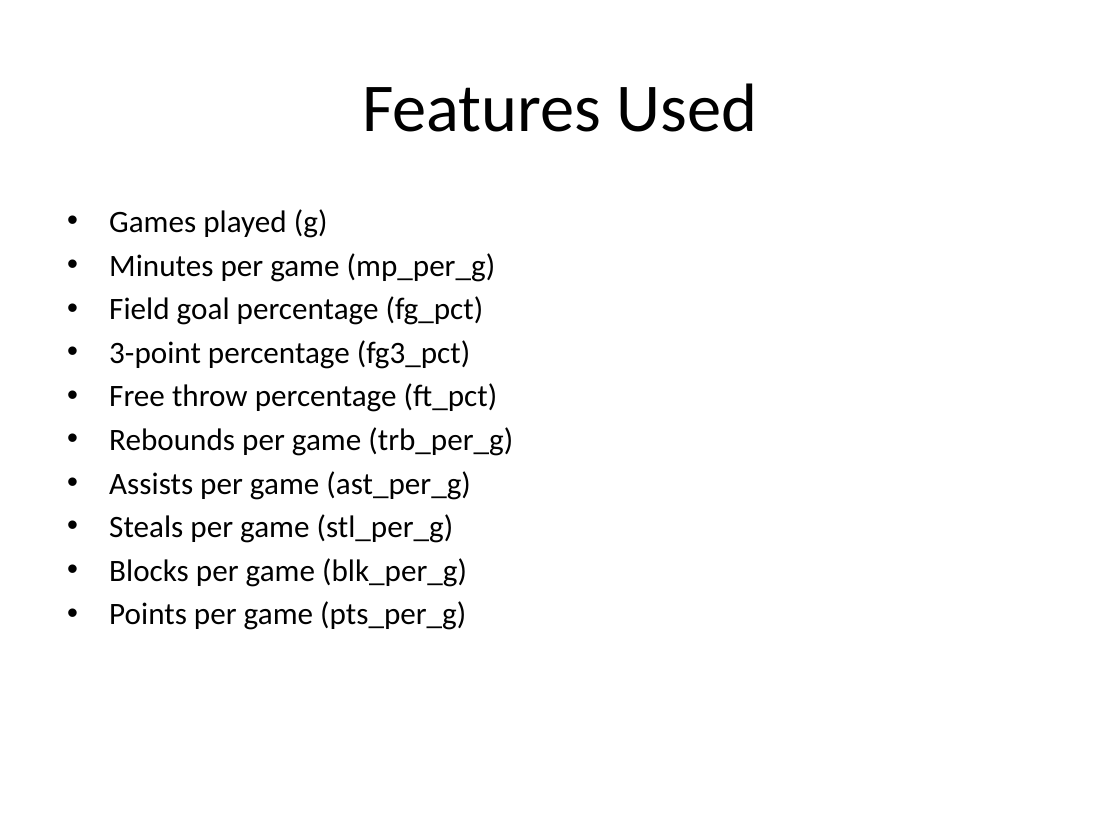
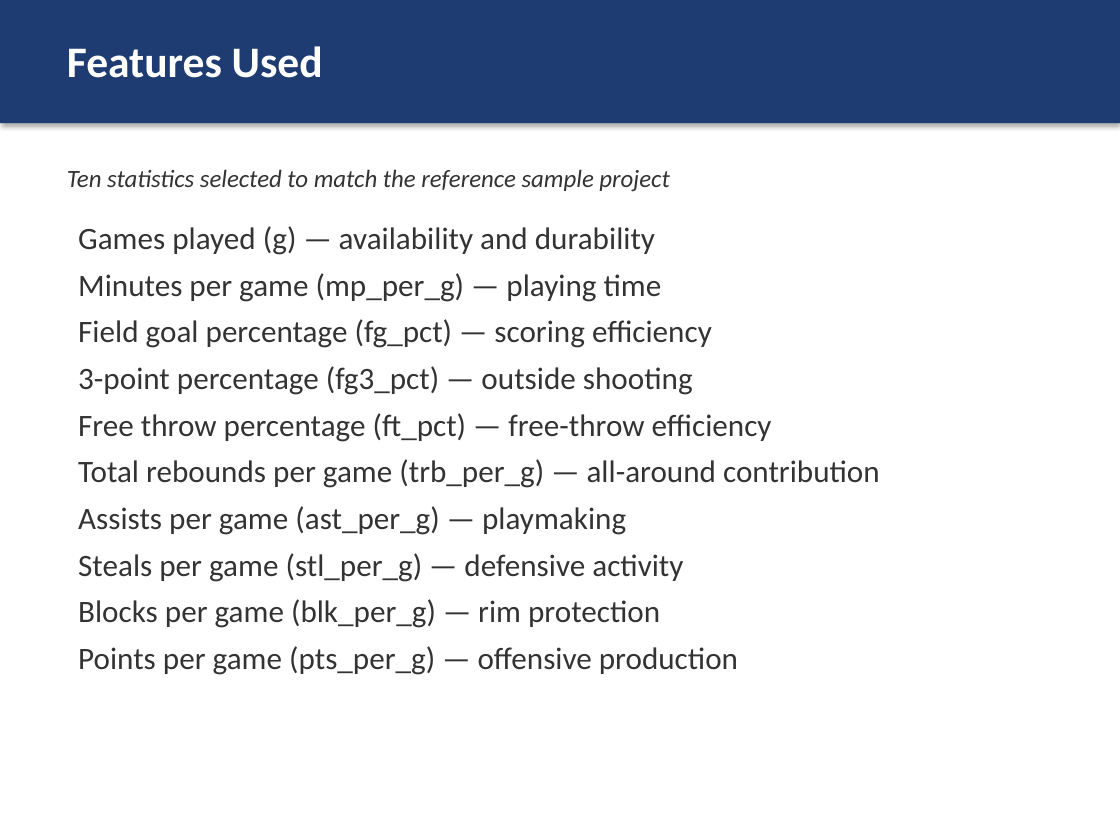
Before and after one commit to Nami-181/nba-mvp-ml, a slide deck: slide 9 of reports/presentation/NBA_MVP_Prediction.pptx (slide 4 before the commit). Drawn at 1120x840 pixels with LibreOffice and Linux fonts; fonts in the diff are those of the drawing. Boxes give left, top, right and bottom in pixels: in the first picture for what was removed or moved away, otherwise in the second. Text is boxed around its words. In the diff, an @@ line names an element or a change of style, - is before the commit and + after.

```diff
--- a/reports/presentation/NBA_MVP_Prediction.pptx
+++ b/reports/presentation/NBA_MVP_Prediction.pptx
@@ rectangle added at (0,0,1120,123), fill #1E3C72 @@
@@ text "Features Used" at (67,46,323,78): size 44 to 28 pt, text colour #000000 to #FFFFFF, bold on; alignment centre to left; vertical alignment middle to top @@
@@ text added at (67,169,669,192), 16 pt, text #333333, italic @@
+Ten statistics selected to match the reference sample project
@@ text at (78,226,880,675): text changed; text colour #000000 to #333333 @@
-• Games played (g)
-• Minutes per game (mp_per_g)
-• Field goal percentage (fg_pct)
-• 3-point percentage (fg3_pct)
-• Free throw percentage (ft_pct)
-• Rebounds per game (trb_per_g)
-• Assists per game (ast_per_g)
-• Steals per game (stl_per_g)
-• Blocks per game (blk_per_g)
-• Points per game (pts_per_g)
+Games played (g) — availability and durability
+Minutes per game (mp_per_g) — playing time
+Field goal percentage (fg_pct) — scoring efficiency
+3-point percentage (fg3_pct) — outside shooting
+Free throw percentage (ft_pct) — free-throw efficiency
+Total rebounds per game (trb_per_g) — all-around contribution
+Assists per game (ast_per_g) — playmaking
+Steals per game (stl_per_g) — defensive activity
+Blocks per game (blk_per_g) — rim protection
+Points per game (pts_per_g) — offensive production
```
Also in this commit, not shown: 6 other slides changed, 21 slides added, 6 slides removed, 8 other files.
